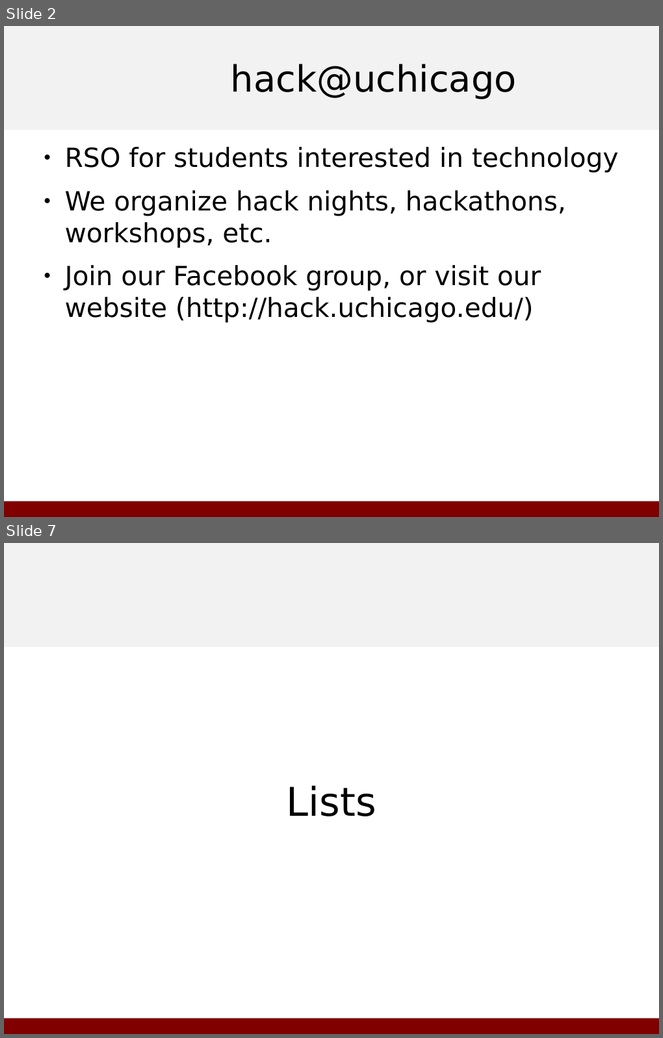
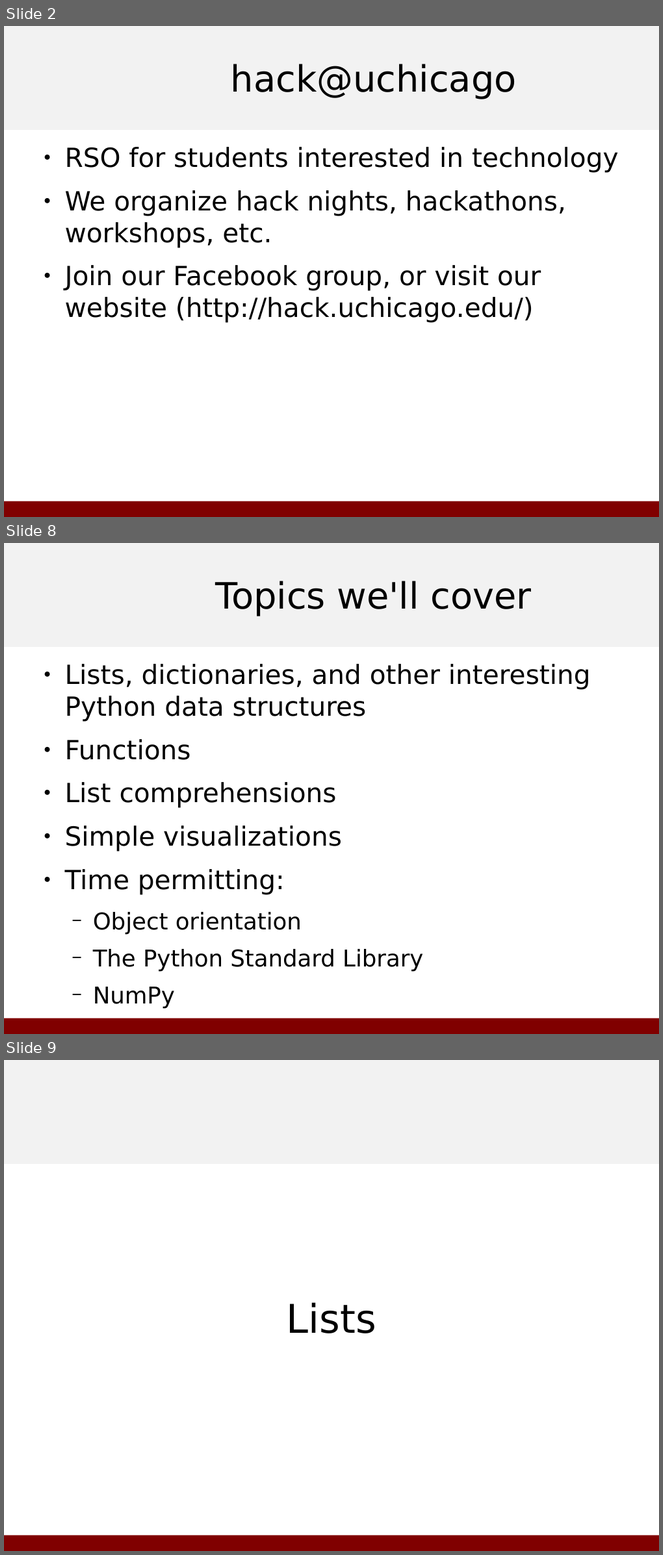
Before and after one commit to hack-at-uchicago/python-workshop, a slide deck: doc/slides.odp. Shown one above the other, each under a label of ours: slides 2 and 7 before the commit, slides 2, 8 and 9 after it; the slides between them are not shown. The pictures are 663x1038 and 663x1555 pixels, drawn with LibreOffice and Linux fonts; fonts in the diff are those of the drawing; background and template pictures are left out. Boxes give left, top, right and bottom in pixels: in the first picture for what was removed or moved away, otherwise in the second. Text is boxed around its words. In the diff, an @@ line names an element or a change of style, - is before the commit and + after.

```diff
--- a/doc/slides.odp
+++ b/doc/slides.odp
@@ slide 8 added at <box>4,543,659,1034</box>, background #FFFFFF; not listed: 2 template elements that a slide beside it also shows @@
@@ title added at <box>215,581,532,616</box>, 44 pt, text #000000 @@
+Topics we'll cover
@@ text added at <box>65,664,591,1008</box>, 32 pt, text #000000 @@
+● Lists, dictionaries, and other interesting Python data structures
+● Functions
+● List comprehensions
+● Simple visualizations
+● Time permitting:
+  − Object orientation
+  − The Python Standard Library
+  − NumPy
@@ what was slide 7 is now slide 9 @@
```
Also in this commit, not shown: 4 slides changed, 3 other slides added, 1 slide removed, 1 other file.
